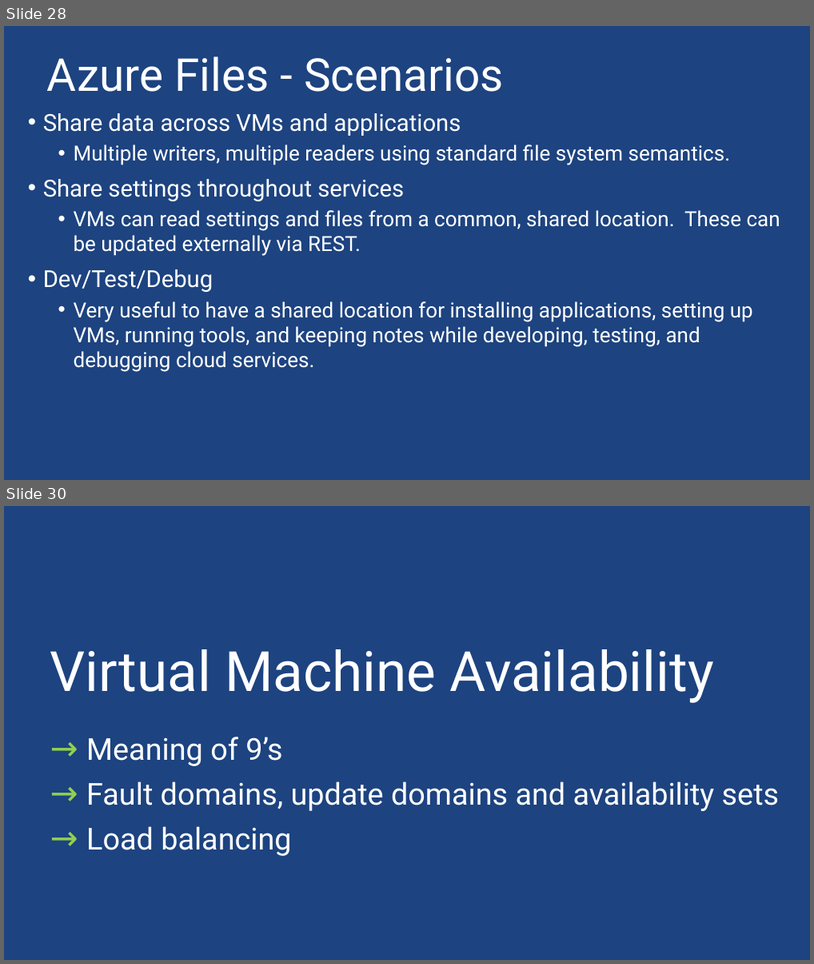
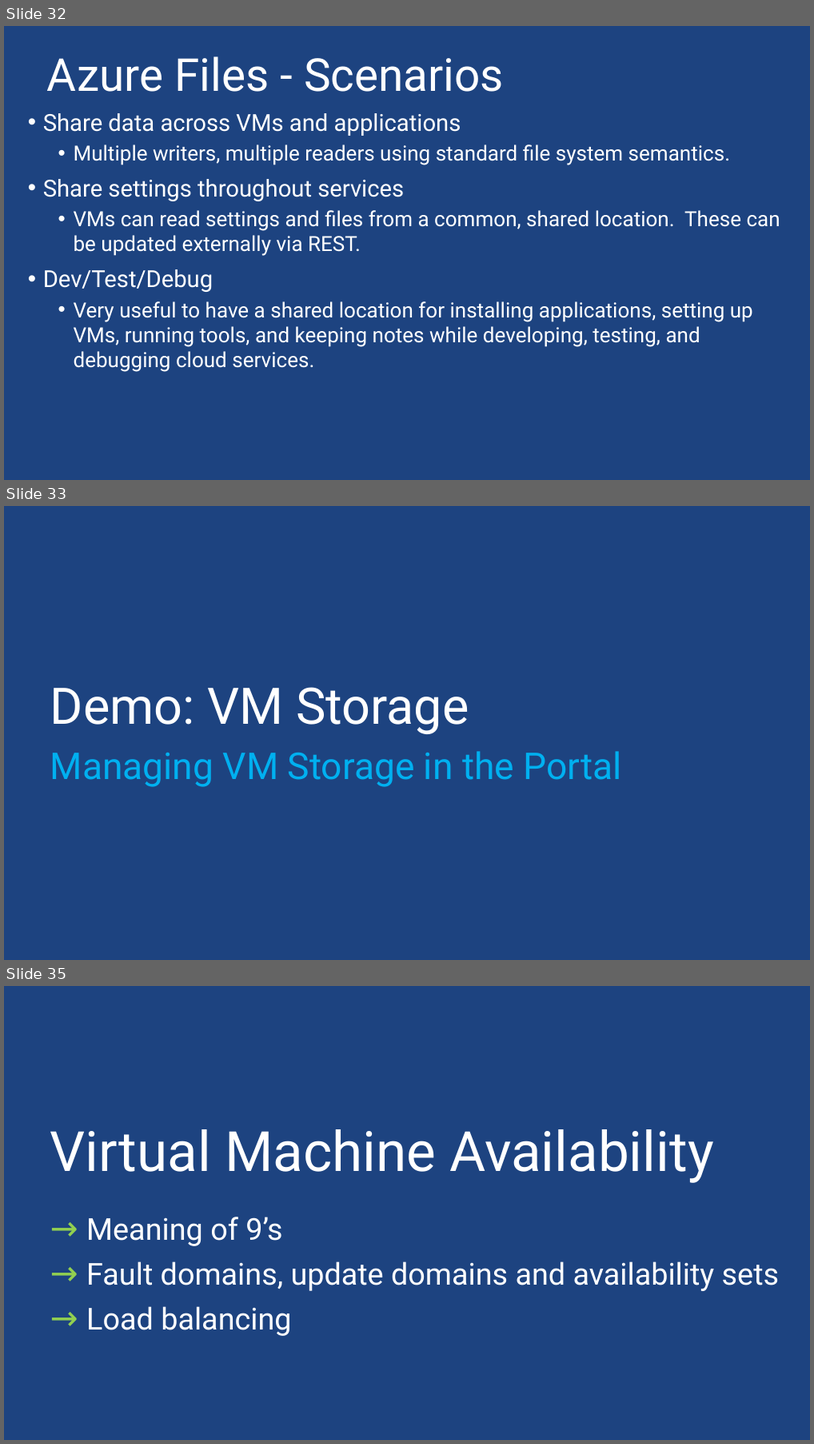
Before and after one commit to m-gagne/Microsoft-Azure-Demos, a slide deck: Azure IaaS/IaaS.pptx. Shown one above the other, each under a label of ours: slides 28 and 30 before the commit, slides 32, 33 and 35 after it; the slides between them are not shown. The pictures are 814x964 and 814x1444 pixels, drawn with LibreOffice and Linux fonts; fonts in the diff are those of the drawing; background and template pictures are left out. Boxes give left, top, right and bottom in pixels: in the first picture for what was removed or moved away, otherwise in the second. Text is boxed around its words. In the diff, an @@ line names an element or a change of style, - is before the commit and + after.

Commit message:
Updated presentation to include VNet slides from Adarsha, added demos for VM Storage.

```diff
--- a/Azure IaaS/IaaS.pptx
+++ b/Azure IaaS/IaaS.pptx
@@ slide 33 added at <box>4,506,810,960</box>, background picture (left out) @@
@@ title added at <box>50,687,469,734</box>, 60 pt, text #FFFFFF @@
+Demo: VM Storage
@@ subtitle added at <box>50,751,622,787</box>, 44 pt, text #00B0F0 @@
+Managing VM Storage in the Portal
@@ what was slide 28 is now slide 32 @@
@@ what was slide 30 is now slide 35 @@
```
Also in this commit, not shown: 1 slide changed, 4 other slides added, 1 slide removed, 6 other files.
